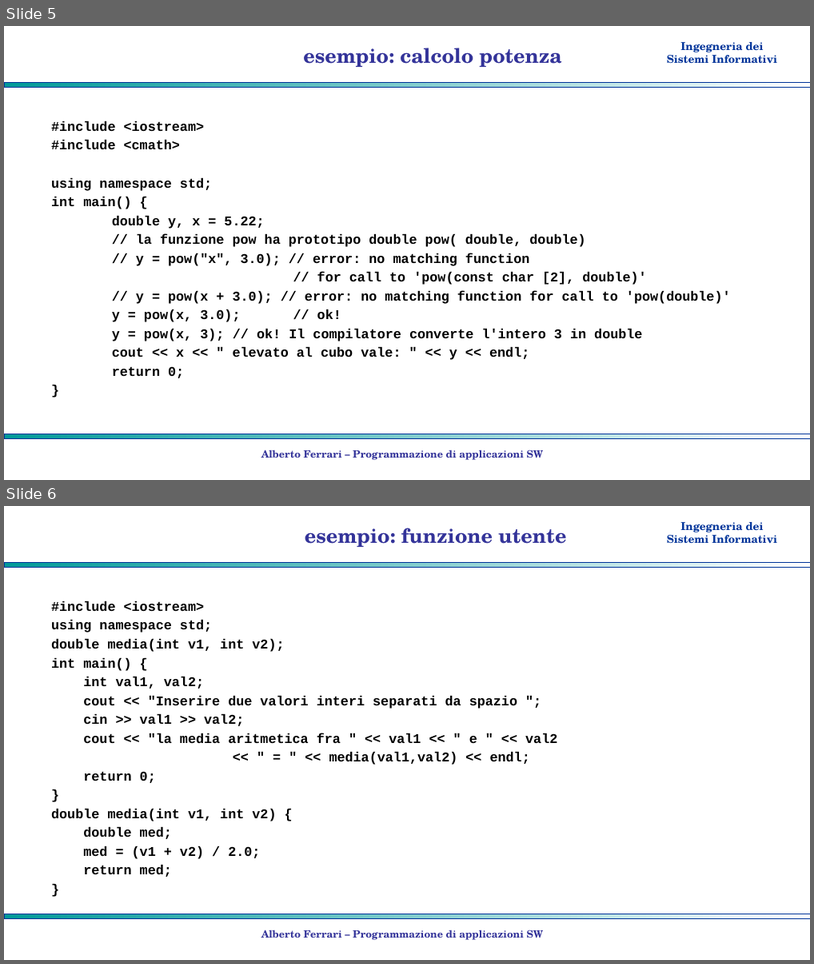
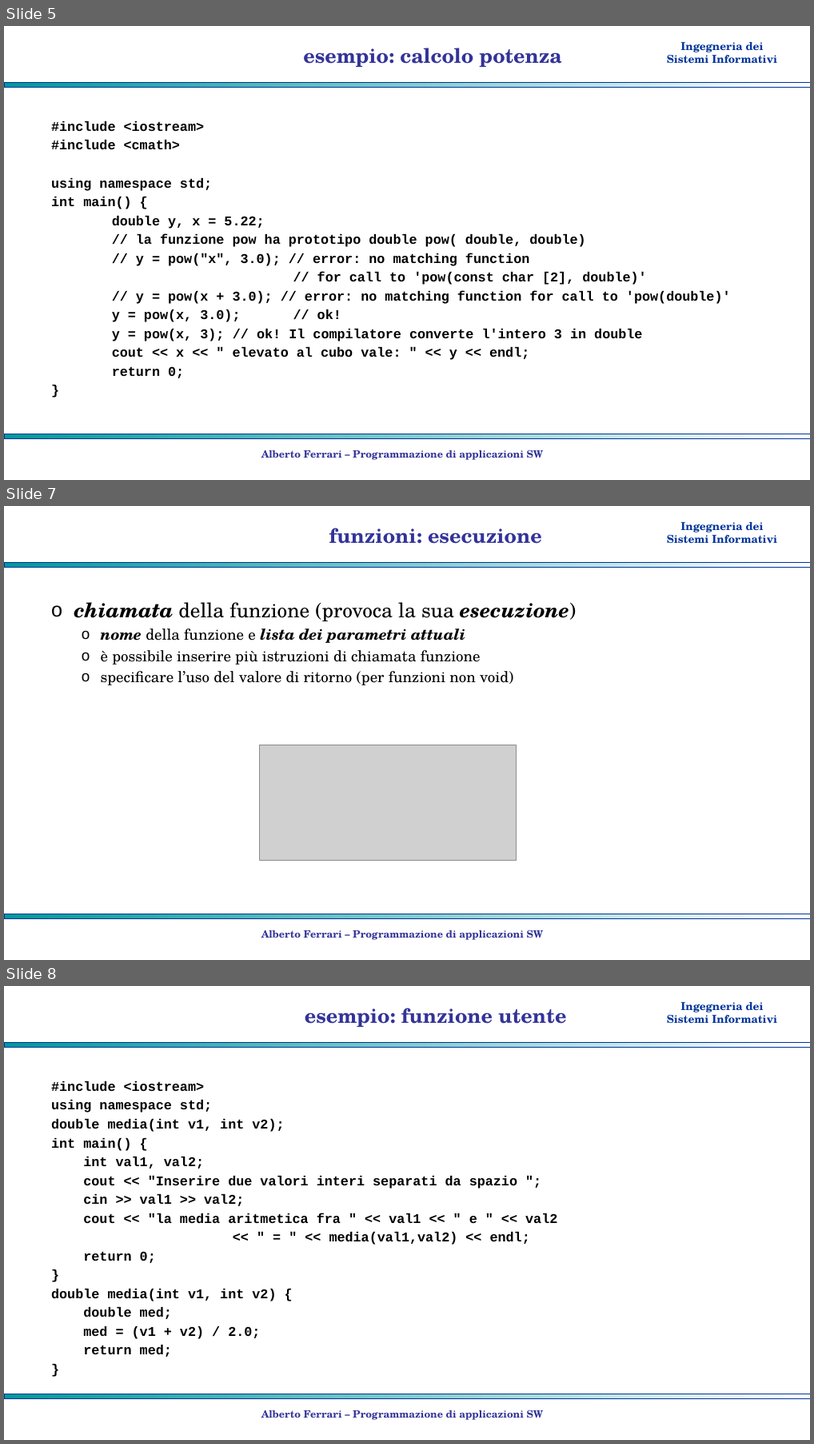
Before and after one commit to albertoferrari/pasw, a slide deck: lezioni/PASW03d - C++ funzioni.pptx. Shown one above the other, each under a label of ours: slides 5 and 6 before the commit, slides 5, 7 and 8 after it; the slides between them are not shown. The pictures are 814x964 and 814x1444 pixels, drawn with LibreOffice and Linux fonts; fonts in the diff are those of the drawing; grey boxes stand for pictures; background and template pictures are left out. Boxes give left, top, right and bottom in pixels: in the first picture for what was removed or moved away, otherwise in the second. Text is boxed around its words. In the diff, an @@ line names an element or a change of style, - is before the commit and + after.

```diff
--- a/lezioni/PASW03d - C++ funzioni.pptx
+++ b/lezioni/PASW03d - C++ funzioni.pptx
@@ slide 7 added at <box>4,506,810,960</box>, background #FFFFFF; not listed: 3 template elements that a slide beside it also shows @@
@@ title added at <box>330,528,542,544</box>, 24 pt, text #333399, bold @@
+funzioni: esecuzione
@@ text added at <box>74,602,576,685</box>, 18 pt, text #000000 @@
+o chiamata della funzione (provoca la sua esecuzione)
+  o nome della funzione e lista dei parametri attuali
+  o è possibile inserire più istruzioni di chiamata funzione
+  o specificare l’uso del valore di ritorno (per funzioni non void)
@@ picture added at <box>260,744,516,860</box> @@
@@ text added at <box>262,929,544,940</box>, 12 pt, text #333399, bold @@
+Alberto Ferrari – Programmazione di applicazioni SW
@@ what was slide 6 is now slide 8 @@
```
Also in this commit, not shown: 2 slides changed, 2 other slides added, 1 other file.
